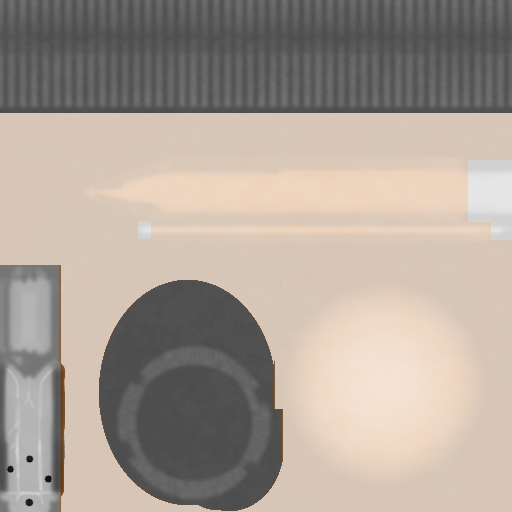
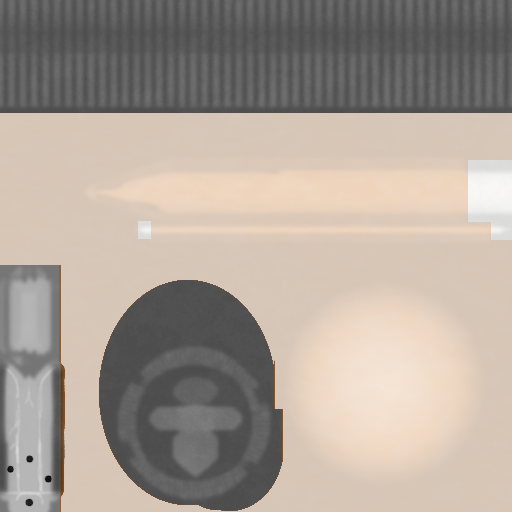
Layered file, before and after one edit (512 × 512). Changes by layer:
painted on "Widoczny" over [0, 0, 512, 512]
